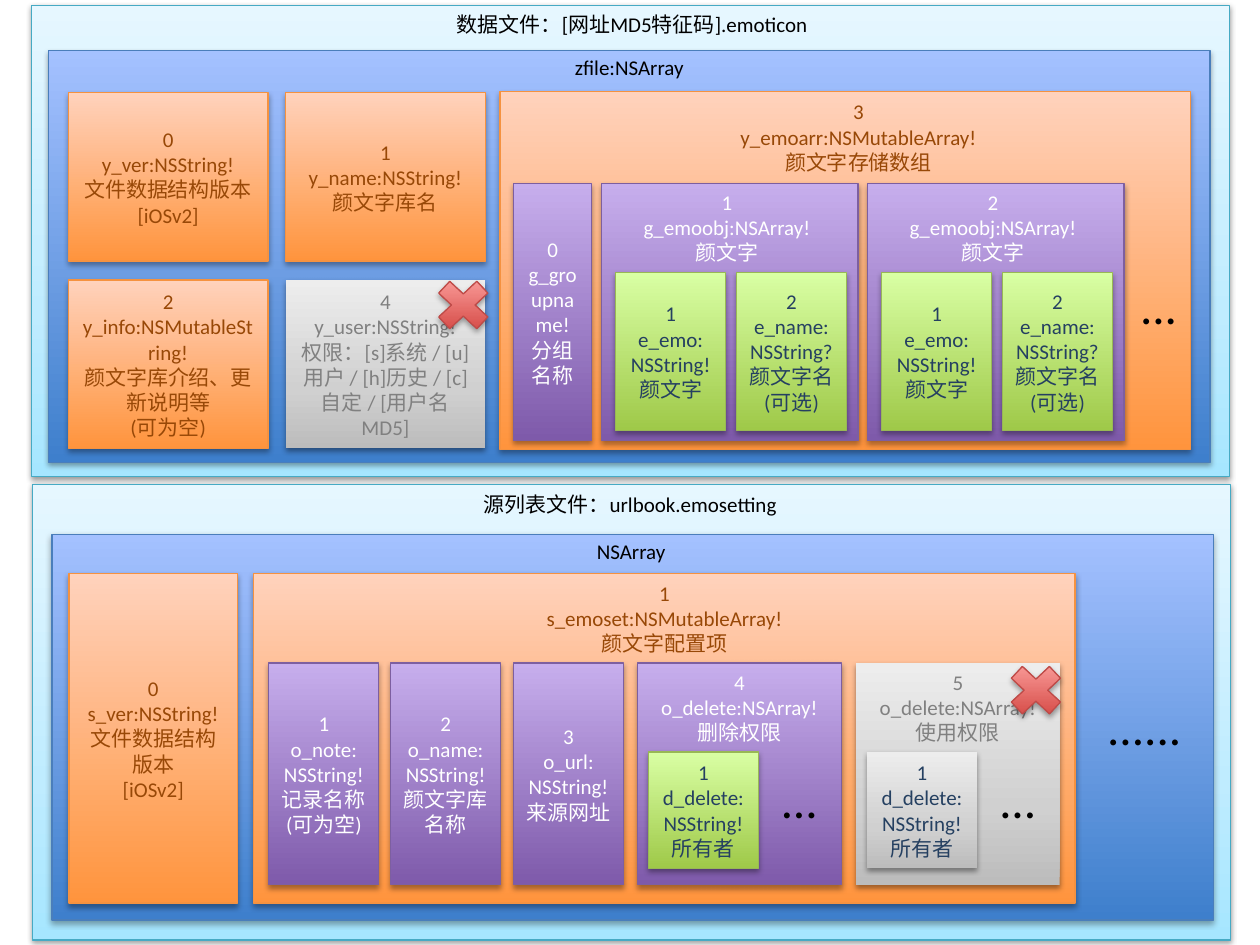
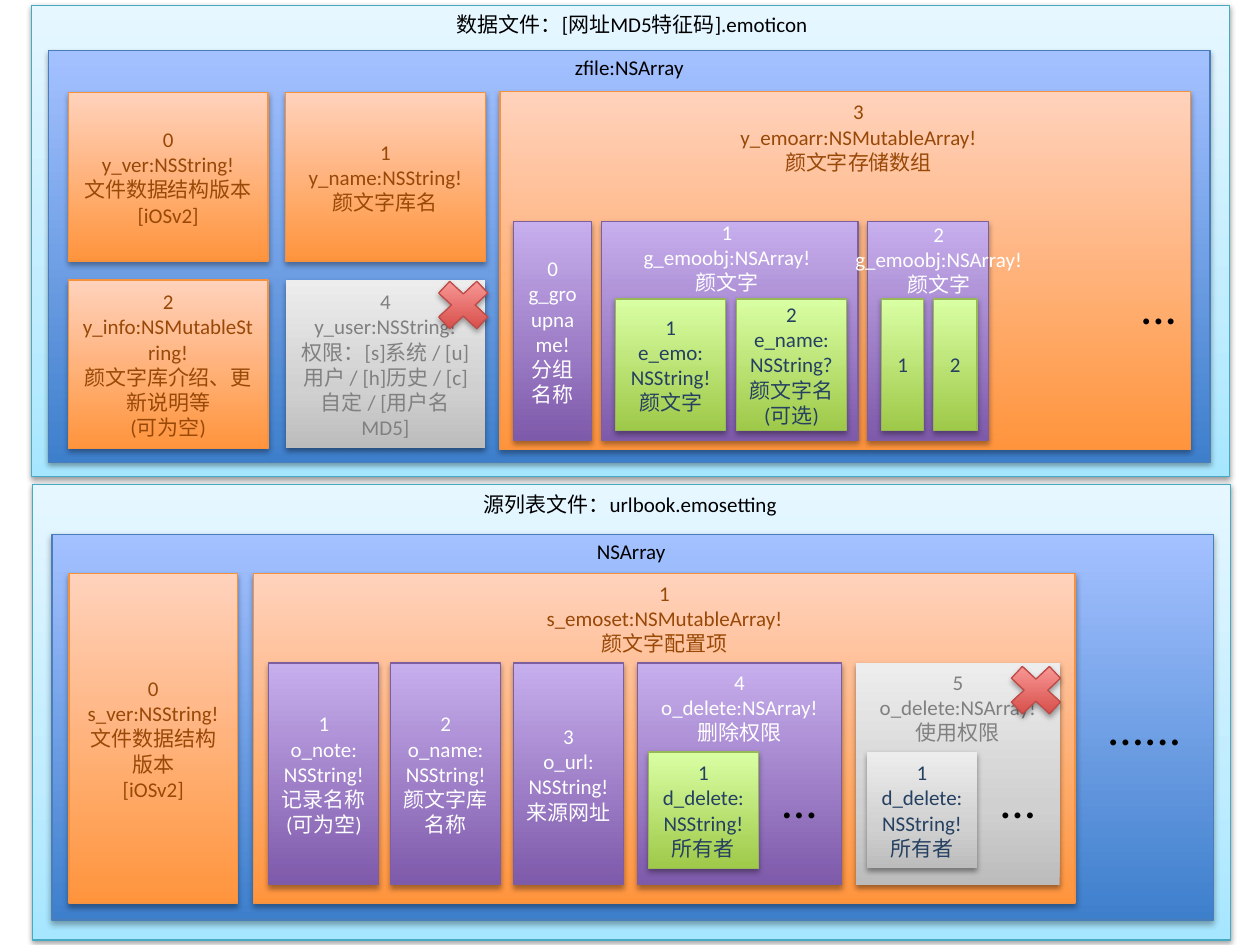
Before and after one commit to cloud-emoticon/cloudemoticon-ios, a slide deck: slide 1 of 设计/云颜文字iOS2数据结构设计.pptx. Drawn at 1260x945 pixels with LibreOffice and Linux fonts; fonts in the diff are those of the drawing. Boxes give left, top, right and bottom in pixels: in the first picture for what was removed or moved away, otherwise in the second. Text is boxed around its words. In the diff, an @@ line names an element or a change of style, - is before the commit and + after.

```diff
--- a/设计/云颜文字iOS2数据结构设计.pptx
+++ b/设计/云颜文字iOS2数据结构设计.pptx
@@ rectangle "0": place and size @@
-rectangle "0" at bbox=[514, 183, 592, 440]
+rectangle "0" at bbox=[514, 222, 592, 441]
@@ rectangle: place and size @@
-rectangle at bbox=[601, 183, 858, 440]
+rectangle at bbox=[601, 222, 858, 441]
@@ text "1": place and size @@
-text "1" at bbox=[644, 197, 811, 262]
+text "1" at bbox=[644, 227, 811, 292]
@@ text "2": place and size @@
-text "2" at bbox=[910, 196, 1077, 262]
+text "2" at bbox=[855, 228, 1022, 294]
@@ rectangle: place and size @@
-rectangle at bbox=[868, 183, 1125, 440]
+rectangle at bbox=[868, 222, 989, 441]
@@ rectangle "1": place and size @@
-rectangle "1" at bbox=[616, 272, 726, 430]
+rectangle "1" at bbox=[616, 299, 726, 430]
@@ rectangle "2": place and size @@
-rectangle "2" at bbox=[737, 272, 847, 430]
+rectangle "2" at bbox=[737, 299, 847, 430]
@@ rectangle "1": place and size @@
-rectangle "1" at bbox=[882, 272, 992, 430]
+rectangle "1" at bbox=[882, 299, 925, 430]
@@ rectangle "2": place and size @@
-rectangle "2" at bbox=[1003, 272, 1113, 430]
+rectangle "2" at bbox=[934, 299, 978, 430]
@@ text in rectangle at bbox=[1016, 324, 1100, 413]: paragraphs removed @@
-e_name:
-NSString?
-颜文字名
-(可选)
@@ text in rectangle at bbox=[897, 337, 977, 399]: paragraphs removed @@
-e_emo:
-NSString!
-颜文字
```
Also in this commit, not shown: 1 other file.
